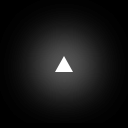
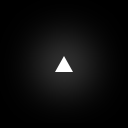
Before/after of a 128 × 128 layered artwork. What changed in the layer stack:
hid "Polygone 1 copie 2" over bbox(8, 8, 121, 121)
